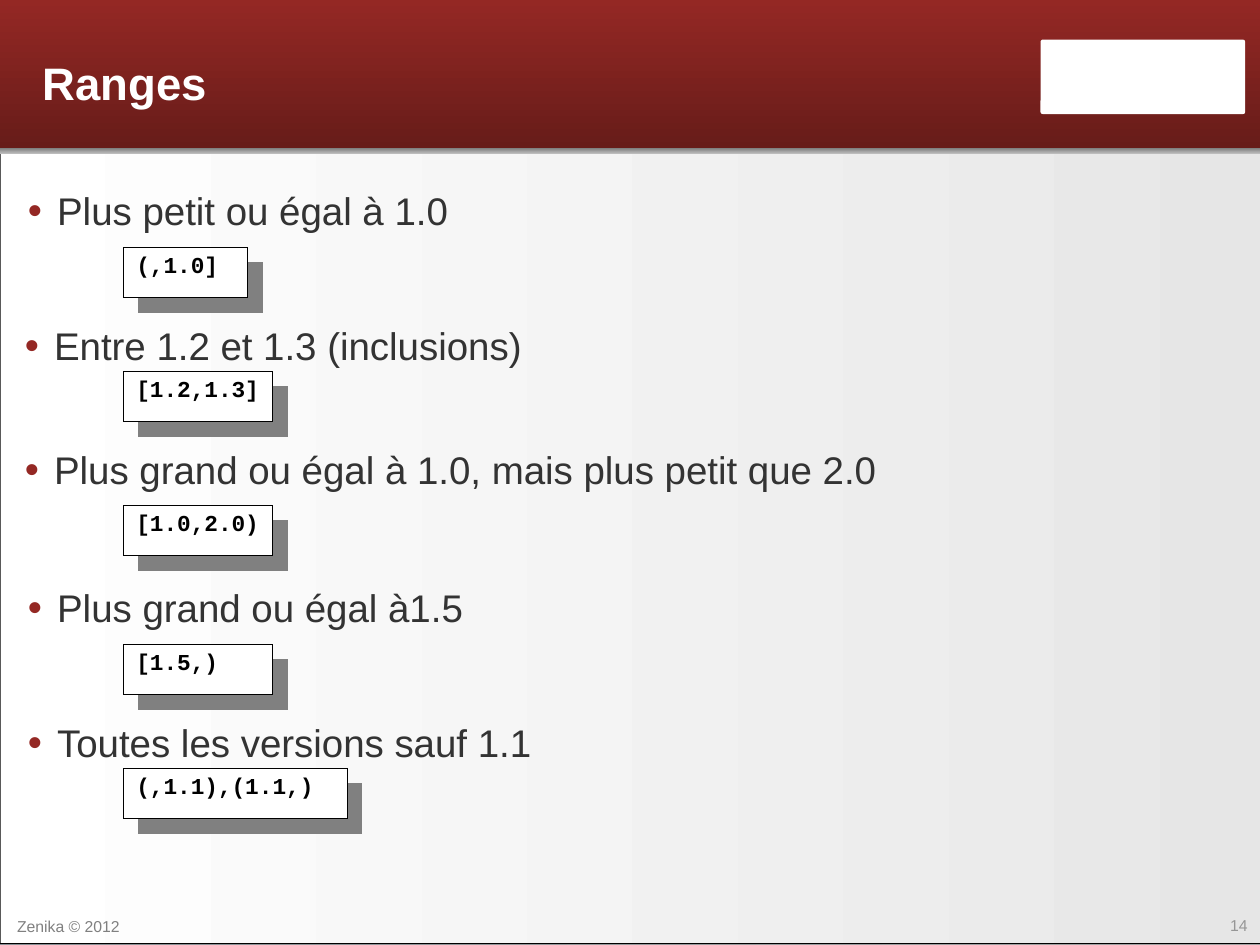
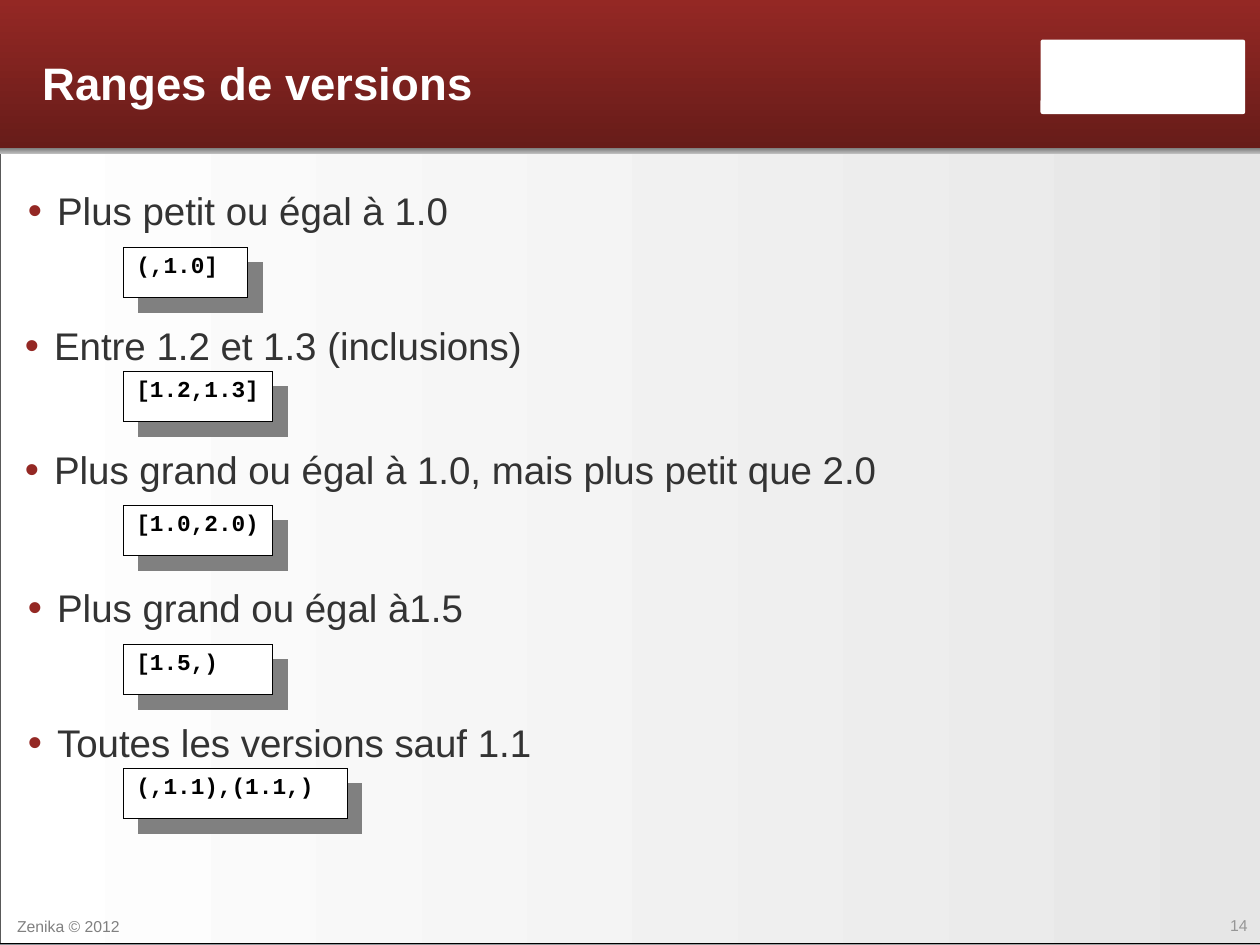
Before and after one commit to Zenika/formation-maven-osgi, a slide deck: slide 14 of Maven - 06 - Gestion des dependances.odp. Drawn at 1260x945 pixels with LibreOffice and Linux fonts; fonts in the diff are those of the drawing; background and template pictures are left out. Boxes give left, top, right and bottom in pixels: in the first picture for what was removed or moved away, otherwise in the second. Text is boxed around its words. In the diff, an @@ line names an element or a change of style, - is before the commit and + after.

Commit message:
Ajout de la comparaison des ranges de version maven avec la resolution de package OSGi (Maven - 06, slides 14-19)

```diff
--- a/Maven - 06 - Gestion des dependances.odp
+++ b/Maven - 06 - Gestion des dependances.odp
@@ title at <box>43,67,472,109</box>: text changed @@
-Ranges
+Ranges de versions
```
Also in this commit, not shown: 5 slides added.
